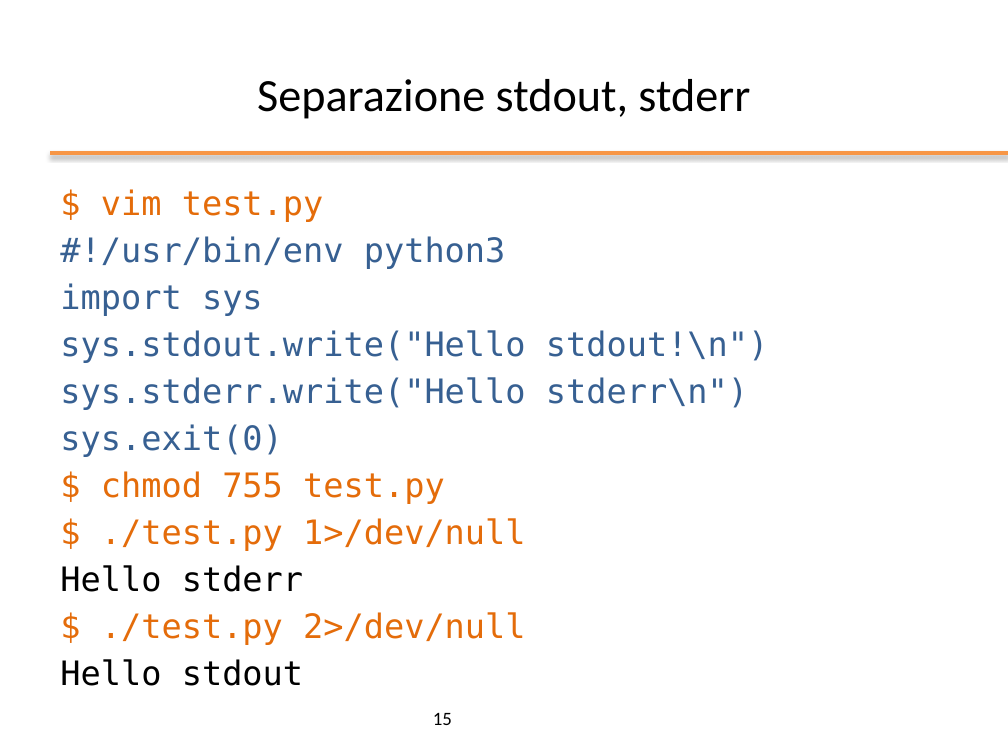
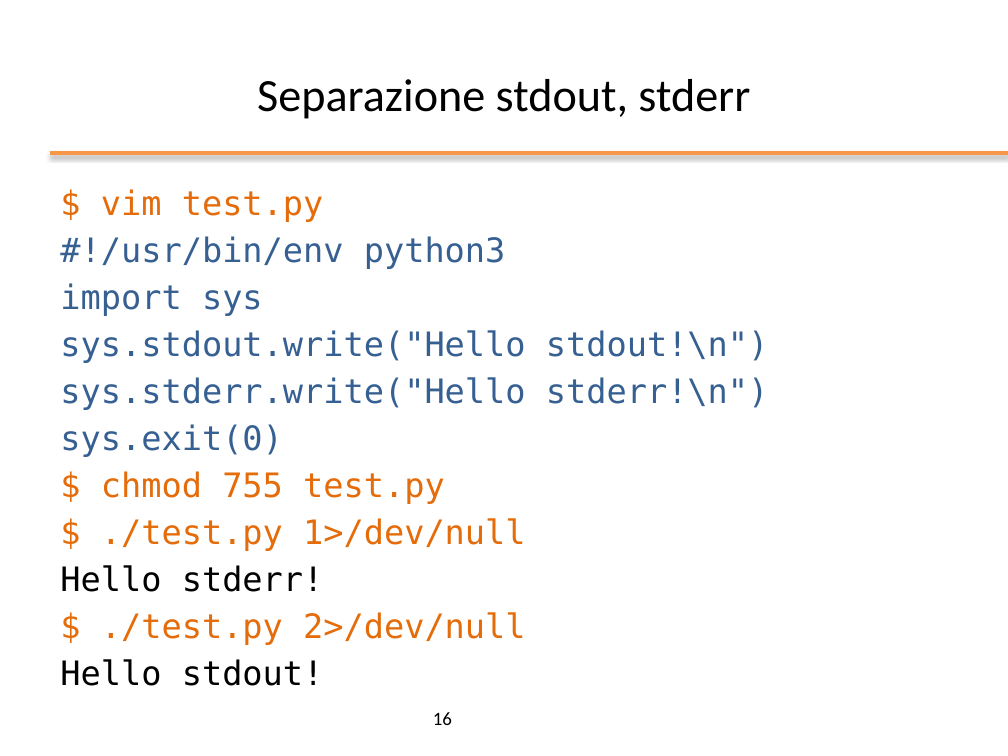
Before and after one commit to nbicocchi/operatingsystemsbsc, a slide deck: slide 16 of slides/ppt/02_Bash Basics.pptx (slide 15 before the commit). Drawn at 1008x756 pixels with LibreOffice and Linux fonts; fonts in the diff are those of the drawing; background and template pictures are left out. Boxes give left, top, right and bottom in pixels: in the first picture for what was removed or moved away, otherwise in the second. Text is boxed around its words. In the diff, an @@ line names an element or a change of style, - is before the commit and + after.

```diff
--- a/slides/ppt/02_Bash Basics.pptx
+++ b/slides/ppt/02_Bash Basics.pptx
@@ text at box(60, 377, 769, 410): text changed @@
-sys.stderr.write("Hello stderr\n")
+sys.stderr.write("Hello stderr!\n")
@@ text at box(60, 565, 324, 592): text changed @@
-Hello stderr
+Hello stderr!
@@ text at box(60, 659, 324, 686): text changed @@
-Hello stdout
+Hello stdout!
@@ page number at box(433, 712, 452, 725): text changed @@
-15
+16
```
Also in this commit, not shown: 8 other slides changed, 7 slides added, 2 other files.
